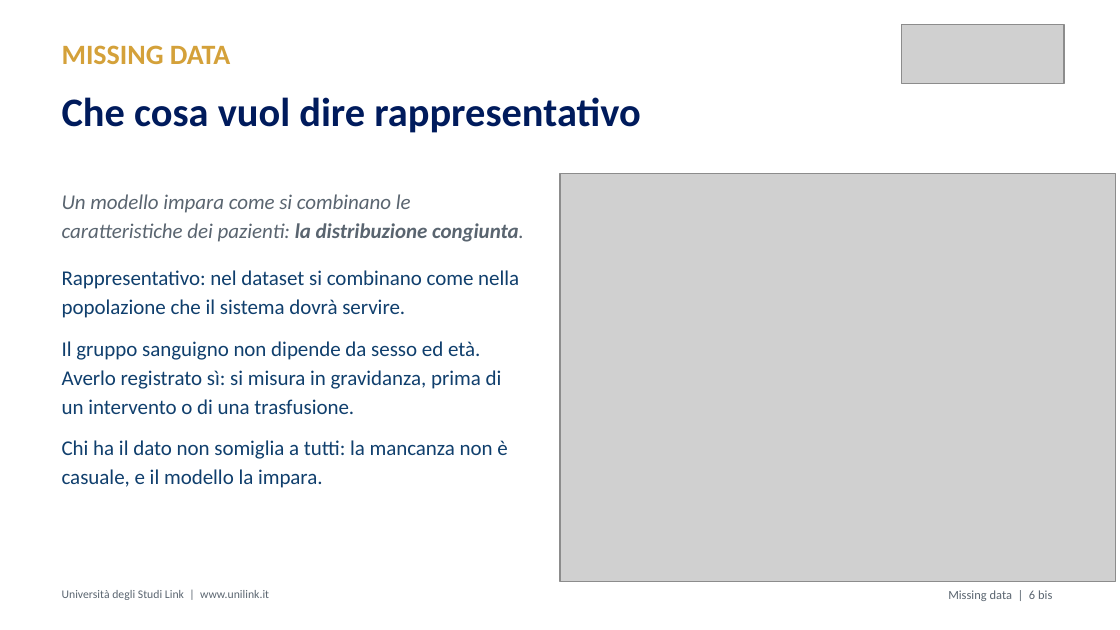
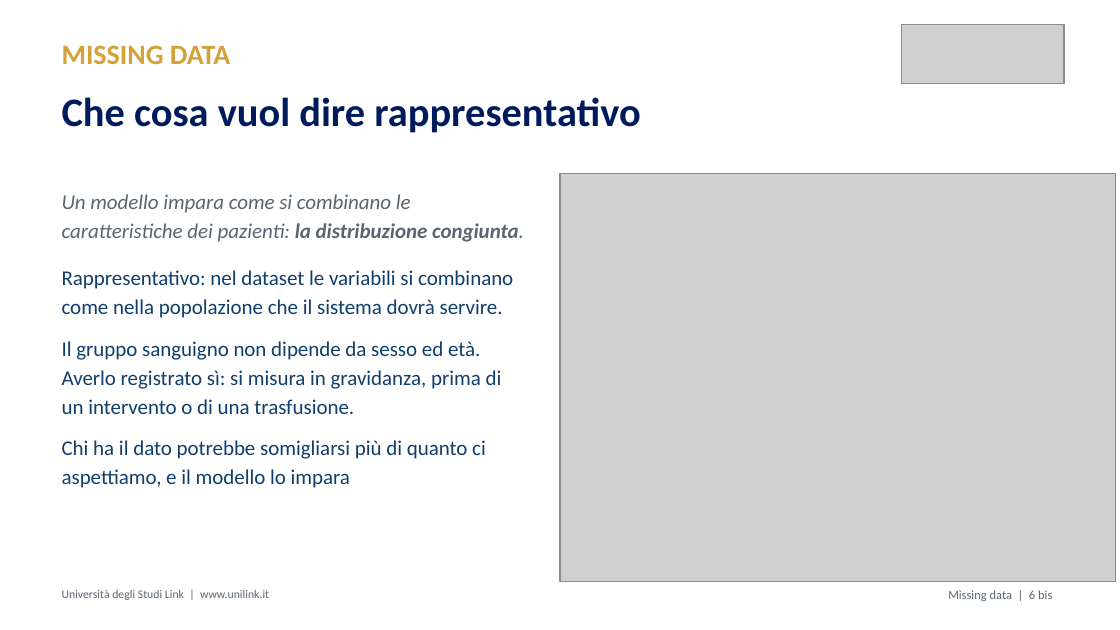
Before and after one commit to MicheleFerramola00/lezioni, a slide deck: slide 8 of slide/M2.4_Ferramola_slide.pptx. Drawn at 1120x630 pixels with LibreOffice and Linux fonts; fonts in the diff are those of the drawing; grey boxes stand for pictures. Boxes give left, top, right and bottom in pixels: in the first picture for what was removed or moved away, otherwise in the second. Text is boxed around its words. In the diff, an @@ line names an element or a change of style, - is before the commit and + after.

```diff
--- a/slide/M2.4_Ferramola_slide.pptx
+++ b/slide/M2.4_Ferramola_slide.pptx
@@ text at (x1=62, y1=270, x2=513, y2=318): text changed @@
-Rappresentativo: nel dataset si combinano come nella popolazione che il sistema dovrà servire.
+Rappresentativo: nel dataset le variabili si combinano come nella popolazione che il sistema dovrà servire.
@@ text at (x1=62, y1=440, x2=486, y2=488): text changed @@
-Chi ha il dato non somiglia a tutti: la mancanza non è casuale, e il modello la impara.
+Chi ha il dato potrebbe somigliarsi più di quanto ci aspettiamo, e il modello lo impara
```
Also in this commit, not shown: 7 other slides changed, 2 other files.
